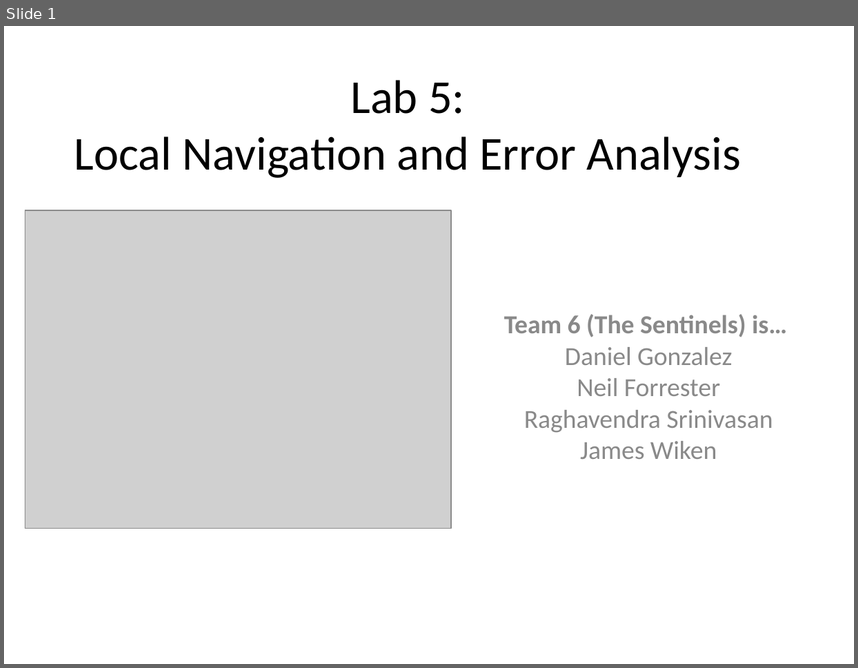
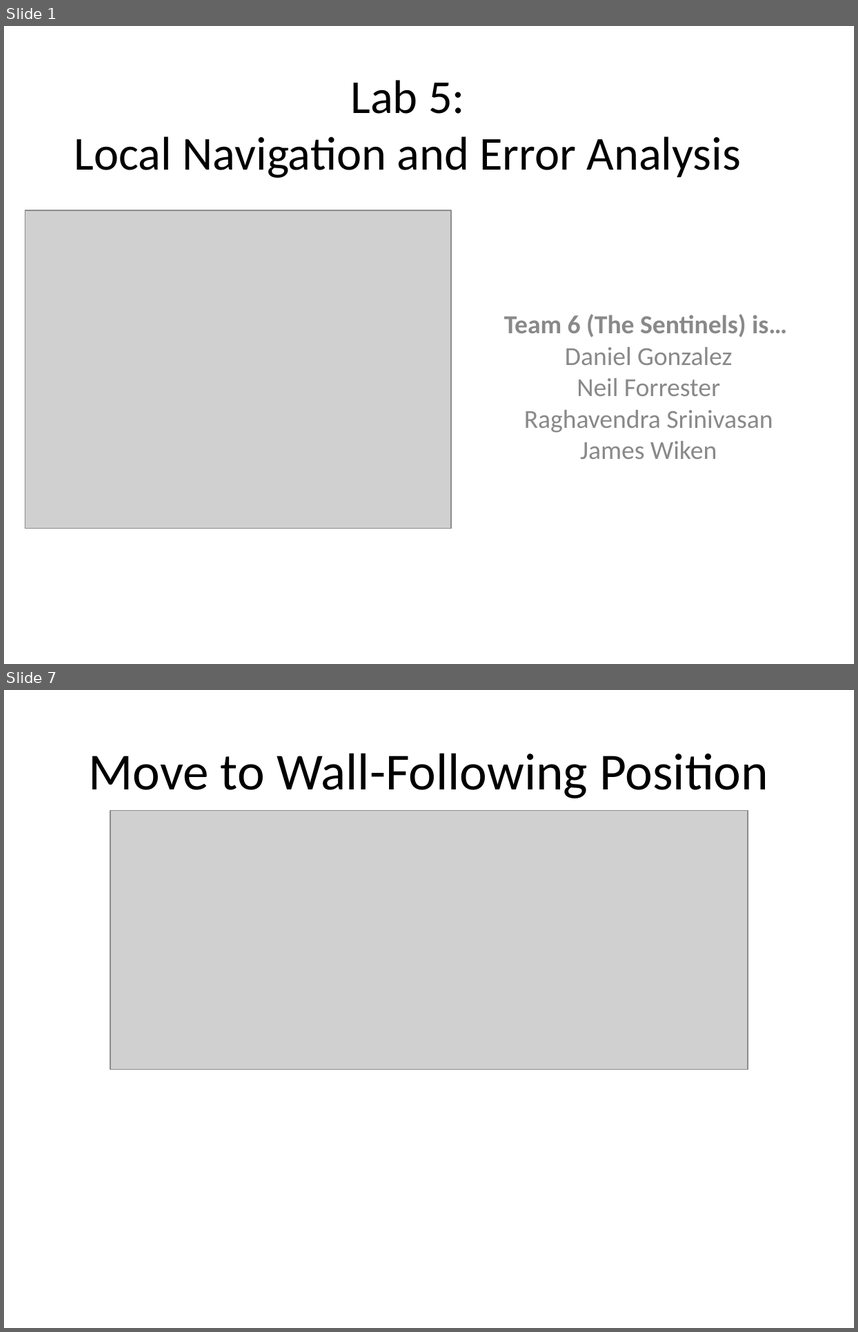
Before and after one commit to nforrester/6.141_labs, a slide deck: Other/Lab5/Lab 5.ppt. Shown one above the other, each under a label of ours: slide 1 before the commit, slides 1 and 7 after it; the slides between them are not shown. The pictures are 858x668 and 858x1332 pixels, drawn with LibreOffice and Linux fonts; fonts in the diff are those of the drawing; grey boxes stand for pictures. Boxes give left, top, right and bottom in pixels: in the first picture for what was removed or moved away, otherwise in the second. Text is boxed around its words. In the diff, an @@ line names an element or a change of style, - is before the commit and + after.

```diff
--- a/Other/Lab5/Lab 5.ppt
+++ b/Other/Lab5/Lab 5.ppt
@@ slide 7 added at <box>4,690,854,1328</box>, background #FFFFFF @@
@@ title added at <box>88,753,769,798</box>, 44 pt, text #000000 @@
+Move to Wall-Following Position
@@ picture added at <box>110,811,748,1069</box> @@
```
Also in this commit, not shown: 4 slides changed, 4 other slides added, 2 slides removed, 7 other files.
